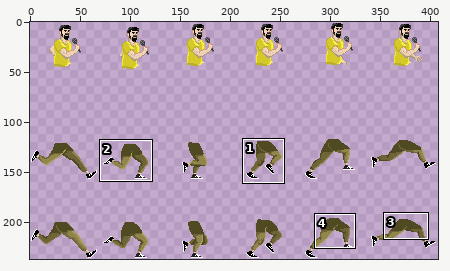
Sprite sheet: SOADsavesMetal/Assets/Sprites/Serj's sprites/serj_walk_spritesheet.png. Above: a wide view before the commit, with the close-up outlined.
Close-up. Earlier state:
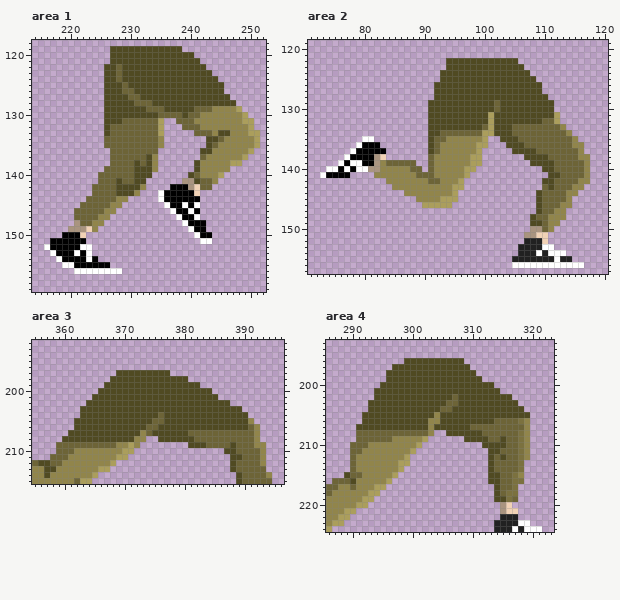
The file is 408x237 pixels. Colours within 5 levels of each other are drawn and written as one. Shown: area 1: x 214..252, y 118..159; area 2: x 71..120, y 119..157; area 3: x 355..396, y 192..215; area 4: x 286..323, y 193..224. The commit also changed other parts of the picture, which this record leaves out.
Now the later version:
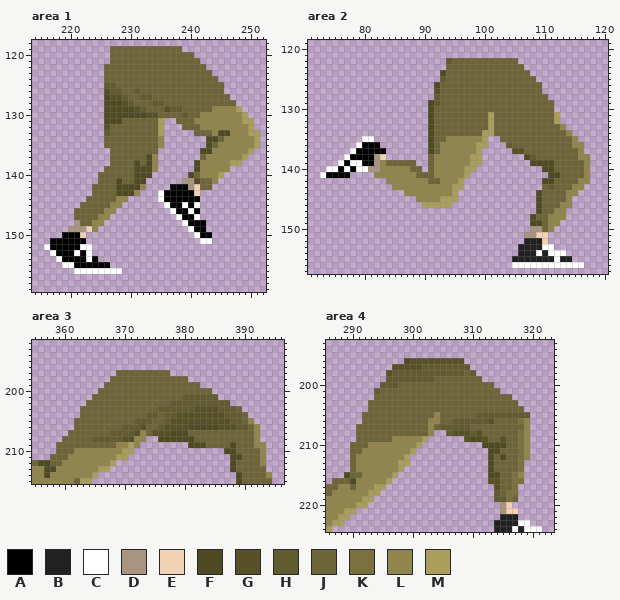
Palette (. is transparent): A #000000  B #212121  C #ffffff  D #a9947f  E #f1d2b5  F #504a22  G #585128  H #635b30  J #6d6437  K #7b713f  L #91854b  M #ab9e5c
Changes in this commit:
--- area 1
@@ x 224..249 @@
 118 ..........................
-119 ...FFFFFFFFFFFF...........
-120 ...FFFFFFFFFFFFFF.........
-121 ...FFFFFFFFFFFFFFF........
-122 ..FFJFFFFFFFFFFFFFF.......
-123 ..FFJFFFFFFFFFFFFFFF......
-124 ..FFJFFFFFFFFFFFFFFFF.....
-125 ..FFFJFFFFFFFFFFFFFFFF....
-126 ..FFFJJFFFFFFFFFFFFFFF....
-127 ..FFFFJJFFFFFFFFFFFFFFF...
-128 ..FFFFFJJJFFFFFFFFFFFFFF..
-129 ..FFFFFFFJJJFFFFFJJJLLLLM.
-130 ..FFFFFFFFFJJJJFJJLLLLLLLM
+119 ...JJJJJJJJJJJJ...........
+120 ...JJJJJJJJJJJJJJ.........
+121 ...JJJJJJJJJJJJJJJ........
+122 ..JJJJJJJJJJJJJJJJJ.......
+123 ..JJJJJJJJJJJJJJJJJJ......
+124 ..JJJJJJJJJJJJJJJJJJJ.....
+125 ..HHJJJJJJJJJJJJJJJJJJ....
+126 ..GHHJJHJJJJJJJJJJJJJJ....
+127 ..FGGHJJHHJJJJJJJJJJJJJ...
+128 ..FFFGHJJJHHJJJJJJJJJJJJ..
+129 ..FFFFFGHJJJGHHJJJJJLLLLM.
+130 ..FFFFFFFGGJJJJHJJLLLLLLLM
 131 ..FFFJJJJJJM..JJJLLLLLLLLM
-132 ..FJJJJJJJJM...JJJLLLLLLLL
-133 ..FJJJJJJJJM.....JJJLFFLLL
+132 ..GJJJJJJJJM...JJJLLLLLLLL
+133 ..HJJJJJJJJM.....JJJLFFLLL
 134 ..JJJJJJJJJL.......FFJLLLL
--- area 2
@@ x 90..113 @@
 121 ........................
-122 ....FFFFFFFFFFFF........
-123 ....FFFFFFFFFFFFF.......
-124 ...FFFFFFFFFFFFFFF......
-125 ...FFFFFFFFFFFFFFFF.....
-126 ..FFFFFFFFFFFFFFFFFF....
-127 ..FFFFFFFFFFFFFFFFFF....
-128 ..FFFFFFFFFFFFFFFFFFF...
-129 .FFFFFFFFFFFJFFFFFFFFF..
-130 .FFFFFFFFFFFJFFFFFFFFF..
-131 .FFFFFFFFFFMFFFFFFFFFFM.
-132 .FFFFFFFFFFMFFFFFFFFJJM.
-133 .FFFFFFFFFJMFFFJJJJJJJJL
-134 .FFJJJJJJJMMFFFJJJJJJJJJ
-135 .FJJLLLLLLM..FFFJJJJJJJJ
-136 .FJLLLLLLMM...FFFJJJJJJJ
-137 .FJLLLLLLM.....FFFFJJJJJ
-138 .JLLLLLLMM.......FFFFJJJ
+122 ....HJJJJJJJJJJJ........
+123 ....JJJJJJJJJJJJJ.......
+124 ...FJJJJJJJJJJJJJJ......
+125 ...HJJJJJJJJJJJJJJJ.....
+126 ..FJJJJJJJJJJJJJJJJJ....
+127 ..GJJJJJJJJJJJJJJJJJ....
+128 ..HJJJJJJJJJJJJJJJJJJ...
+129 .FHJJJJJJJJJJJJJJJJJJJ..
+130 .FJJJJJJJJJJJJJJJJJJJJ..
+131 .FJJJJJJJJJMJJJJJJJJJJM.
+132 .FJJJJJJJJJMJJJJJJJJJJM.
+133 .FJJJJJJJJJMJJJJJJJJJJJL
+134 .FJJJJJJJJMMJJJJJJJJJJJJ
+135 .FJJLLLLLLM..JJJJJJJJJJJ
+136 .FJLLLLLLMM...HJJJJJJJJJ
+137 .FJLLLLLLM.....GGJJJJJJJ
+138 .JLLLLLLMM.......FHJJJJJ
 139 .JLLLLLLMM........FFFFJJ
@@ x 109..113 @@
 142 .FFJJ
-143 .JFJJ
+143 .JHJJ
 144 FJJJJ
--- area 3
@@ x 355..396 @@
 196 ..........................................
-197 ..............FFFFFFFFF...................
-198 .............FFFFFFFFFFFFF................
-199 ............FFFFFFFFFFFFFFFF..............
-200 ...........FFFFFFFFFFFFFFFFFFF............
-201 ..........FFFFFFFFFFFFFFFFFFFFF...........
-202 .........FFFFFFFFFFFFFFFFFFFFFFFF.........
-203 ........FFFFFFFFFFFFFFFFFFFFFFFFFFF.......
-204 ........FFFFFFFFFFFFFJFFFFFFFFFFFFFF......
-205 .......FFFFFFFFFFFFFJJFFFFFFFFFFFFFFL.....
-206 .......FFFFFFFFFFFFJJFFFFFFFFFFFFFFFJL....
-207 ......FFFFFFFFFFFFLJFFFFFFJJJJJJJJJJJL....
-208 .....FFFFFFFFFFFFLL..FFFFFFJJJJJJJJJJL....
+197 ..............JJJJJJJJJ...................
+198 .............JJJJJJJJJJJJJ................
+199 ............JJJJJJJJJJJJJJJJ..............
+200 ...........JJJJJJJJJJJJJJJJJJJ............
+201 ..........JJJJJJJJJJJJJJJHHHHHH...........
+202 .........JJJJJJJJJJJJJJHHHHHHHHHH.........
+203 ........JJJJJJJJJJJJJHHHHHHGGGGHHHJ.......
+204 ........JJJJJJJJJJJHHJHHGGGGGGGGHHHJ......
+205 .......JJJJJJJJJJHHHJJHGGGGGGGGGGHHJL.....
+206 .......JJJJJJJJHHHGJJHGGGGFFFFFGGGHHJL....
+207 ......JJJJJJJHHHHGLJGGGFFFJJJJJJJJJJJL....
+208 .....JJJJJHHHHHGGLL..FFFFFFJJJJJJJJJJL....
 209 ....JJJJJJJJJJLLML........FFFJJJJFJJJLL...
--- area 4
@@ x 286..323 @@
 195 ......................................
-196 .............FFFFFFFFFF...............
-197 ...........FFFFFFFFFFFFF..............
-198 ..........FFFFFFFFFFFFFFF.............
-199 ..........FFFFFFFFFFFFFFFF............
-200 .........FFFFFFFFFFFFFFFFFFF..........
-201 ........FFFFFFFFFFFFFFFFFFFFF.........
-202 ........FFFFFFFFFFFFFJFFFFFFFFF.......
-203 .......FFFFFFFFFFFFFJJFFFFFFFFFF......
-204 .......FFFFFFFFFFFFJJFFFFFFFFFFFF.....
-205 ......FFFFFFFFFFFFLFFFFFFFFFFFFFFF....
-206 ......FFFFFFFFFFFLLFFFFFFFFFJJJJKL....
-207 .....FFFFFFFFFFFFLFFFFFFJJJJJJJJJL....
-208 .....JJJJJJJJJJJJL..FFFFFFJJJJJJKL....
-209 .....JJJJJJLLLLLM......FFFFJJFJJKL....
+196 .............FGGGGGGGGG...............
+197 ...........GGGGGHHHHHHHH..............
+198 ..........GHHHHHHHHHHHHJH.............
+199 ..........HHHHHHHHJJJJJJJJ............
+200 .........HHHJJJJJJJJJJJJJJJJ..........
+201 ........HJJJJJJJJJJJJJJJJJJJJ.........
+202 ........JJJJJJJJJJJJJJJJJJJJJJJ.......
+203 .......JJJJJJJJJJJJJJJJJJJJJJJJJ......
+204 .......JJJJJJJJJJJJJJJJJJJJJJJJJJ.....
+205 ......JJJJJJJJJJJJLJJJJJJHHHHHHHHH....
+206 ......JJJJJJJJJJJLLJJHHHHHHGJJJJKL....
+207 .....JJJJJJJJJJJJLJHHHHHJJJJJJJJJL....
+208 .....JJJJJJJJJJJJL..HGGGHGJJJJJJKL....
+209 .....JJJJJJLLLLLM......GFFGJJGJJKL....
 210 ....JJJLLLLLLLLM..........FFFFJJKL....
@@ x 311..317 @@
 215 ..FFJJK
-216 ..FFJJK
-217 ...FJJK
-218 ...FJKK
-219 ...FFKJ
+216 ..GGJJK
+217 ...GJJK
+218 ...HJKK
+219 ...HHKJ
 220 ....DE.
Boxes around the changes in both close-ups, in picture pixels (x1, y1, x2, y2):
changed: (104, 46, 236, 136)
changed: (434, 58, 554, 160)
changed: (548, 184, 554, 190)
changed: (62, 370, 248, 442)
changed: (356, 358, 530, 442)
changed: (488, 478, 506, 502)
